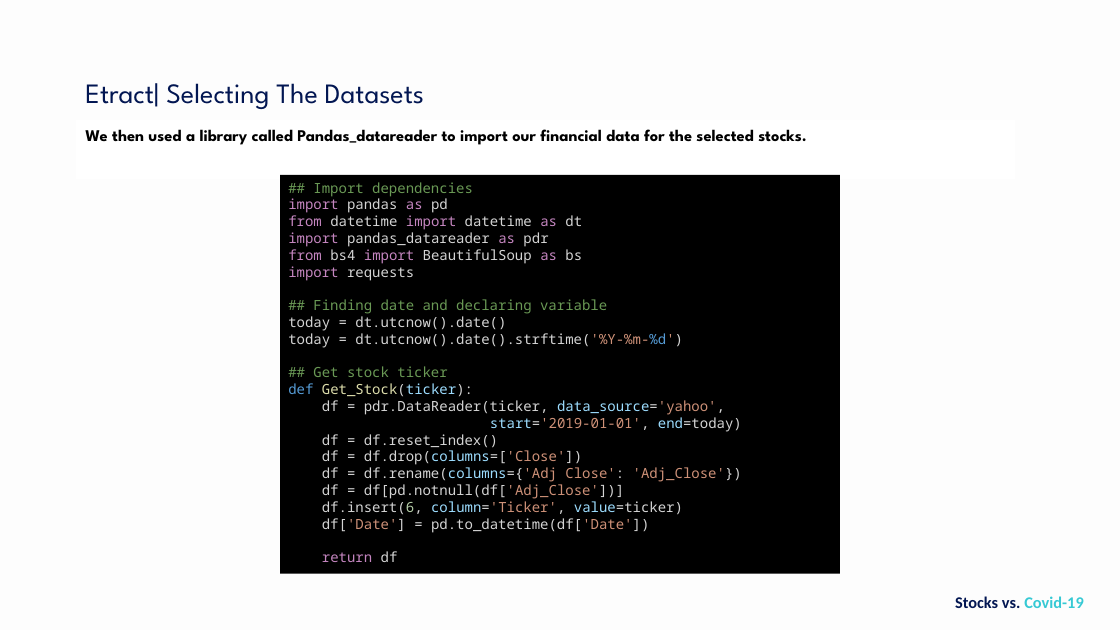
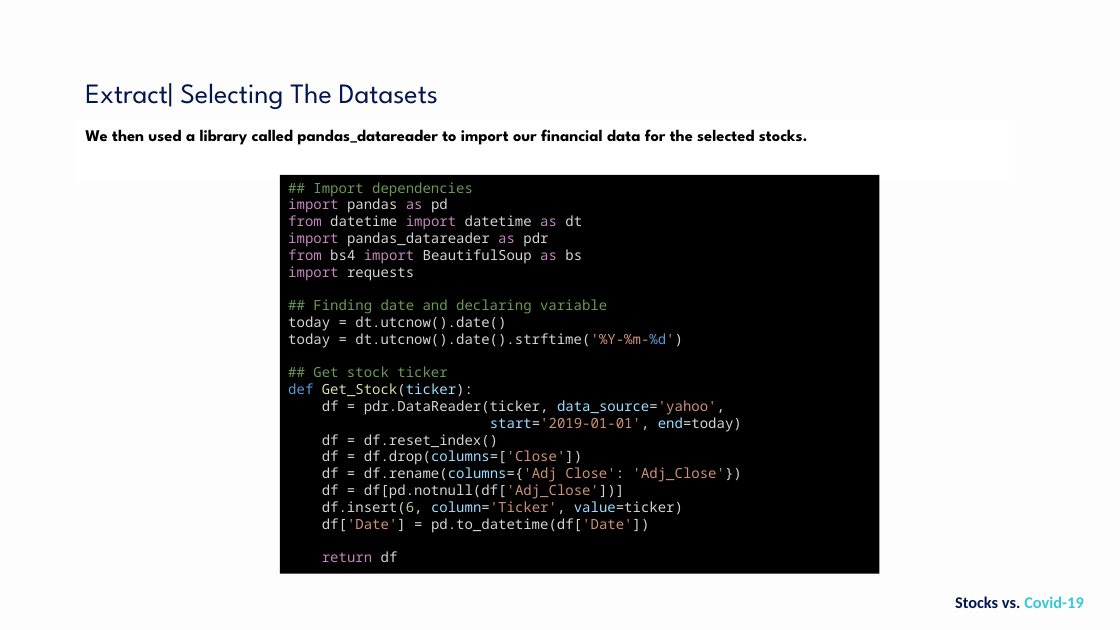
Before and after one commit to NikitaCase/stocks-vs-covid, a slide deck: slide 6 of stocksvscovid/Project 3 V1.pptx. Drawn at 1120x630 pixels with LibreOffice and Linux fonts; fonts in the diff are those of the drawing; background and template pictures are left out. Boxes give left, top, right and bottom in pixels: in the first picture for what was removed or moved away, otherwise in the second. Text is boxed around its words. In the diff, an @@ line names an element or a change of style, - is before the commit and + after.

```diff
--- a/stocksvscovid/Project 3 V1.pptx
+++ b/stocksvscovid/Project 3 V1.pptx
@@ title at box(85, 83, 438, 109): text changed @@
-Etract| Selecting The Datasets
+Extract| Selecting The Datasets
@@ text in rectangle at box(85, 129, 808, 145): text changed @@
-We then used a library called Pandas_datareader to import our financial data for the selected stocks.
+We then used a library called pandas_datareader to import our financial data for the selected stocks.
@@ rectangle "## Import dependencies": place and size @@
-rectangle "## Import dependencies" at box(280, 175, 840, 574)
+rectangle "## Import dependencies" at box(280, 175, 880, 574)
```
Also in this commit, not shown: 8 other slides changed.
